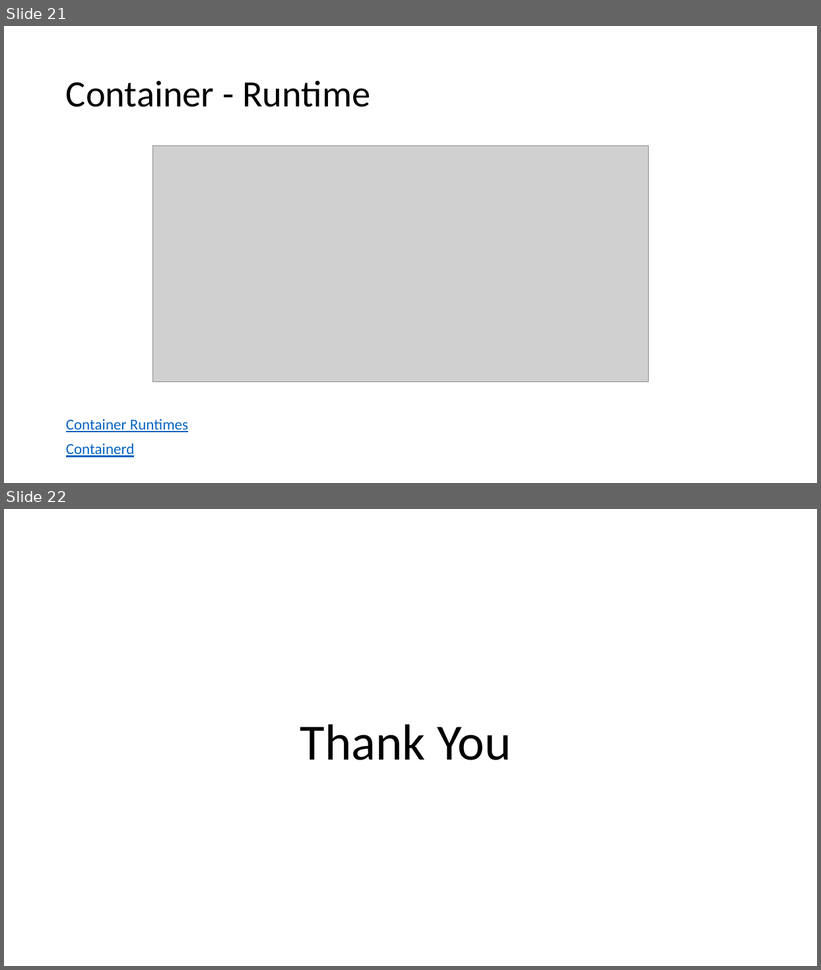
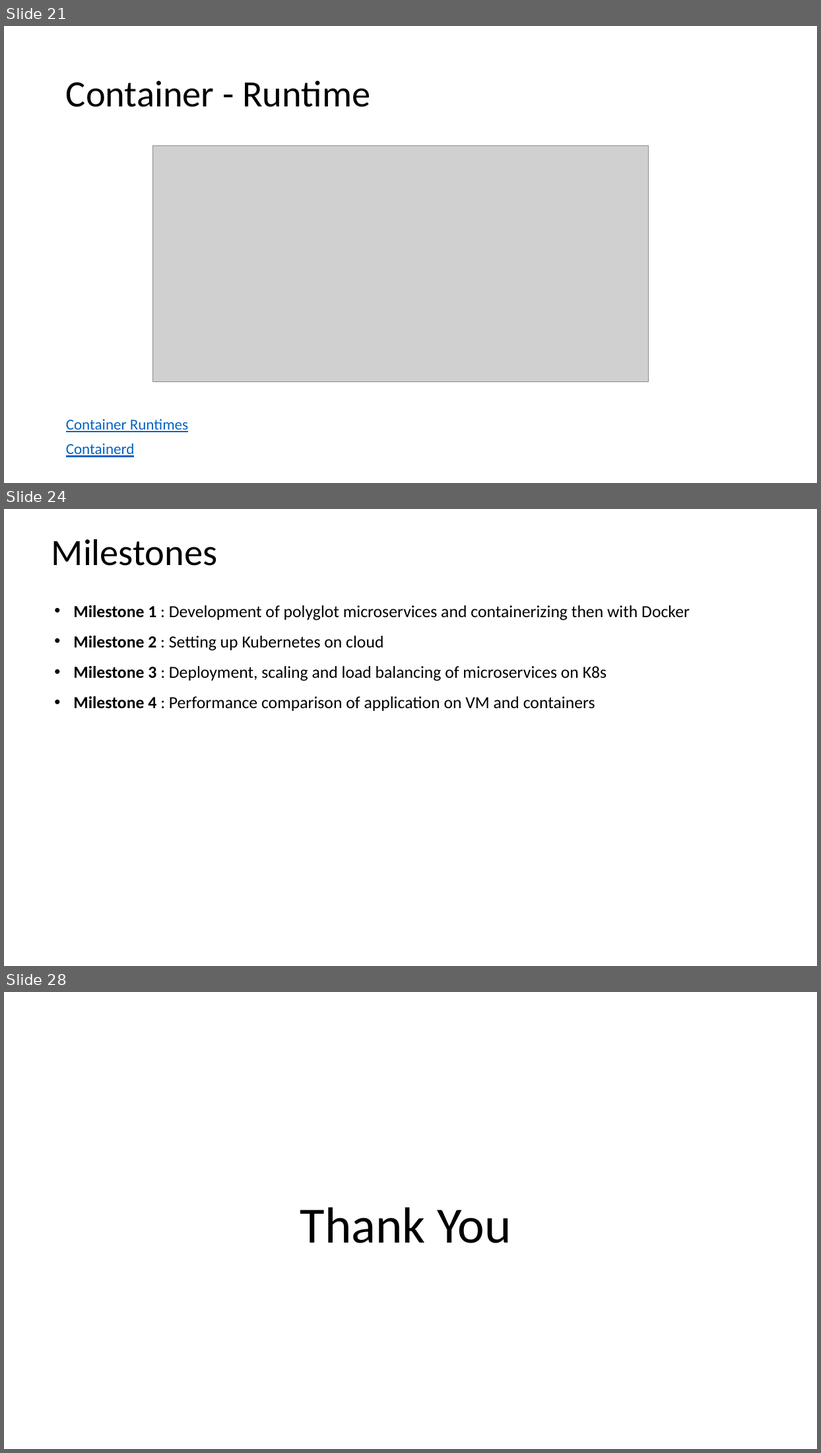
Before and after one commit to vyepuri/capstone-project-team5, a slide deck: Presentations/Presentation.pptx. Shown one above the other, each under a label of ours: slides 21 and 22 before the commit, slides 21, 24 and 28 after it; the slides between them are not shown. The pictures are 821x970 and 821x1453 pixels, drawn with LibreOffice and Linux fonts; fonts in the diff are those of the drawing; grey boxes stand for pictures. Boxes give left, top, right and bottom in pixels: in the first picture for what was removed or moved away, otherwise in the second. Text is boxed around its words. In the diff, an @@ line names an element or a change of style, - is before the commit and + after.

```diff
--- a/Presentations/Presentation.pptx
+++ b/Presentations/Presentation.pptx
@@ slide 24 added at [4, 509, 817, 966], background #FFFFFF @@
@@ title added at [52, 539, 218, 566], 44 pt, text #000000 @@
+Milestones
@@ text added at [73, 605, 690, 711], 20 pt, text #000000 @@
+• Milestone 1 : Development of polyglot microservices and containerizing then with Docker
+• Milestone 2 : Setting up Kubernetes on cloud
+• Milestone 3 : Deployment, scaling and load balancing of microservices on K8s
+• Milestone 4 : Performance comparison of application on VM and containers
@@ what was slide 22 is now slide 28 @@
```
Also in this commit, not shown: 2 slides changed, 5 other slides added.
